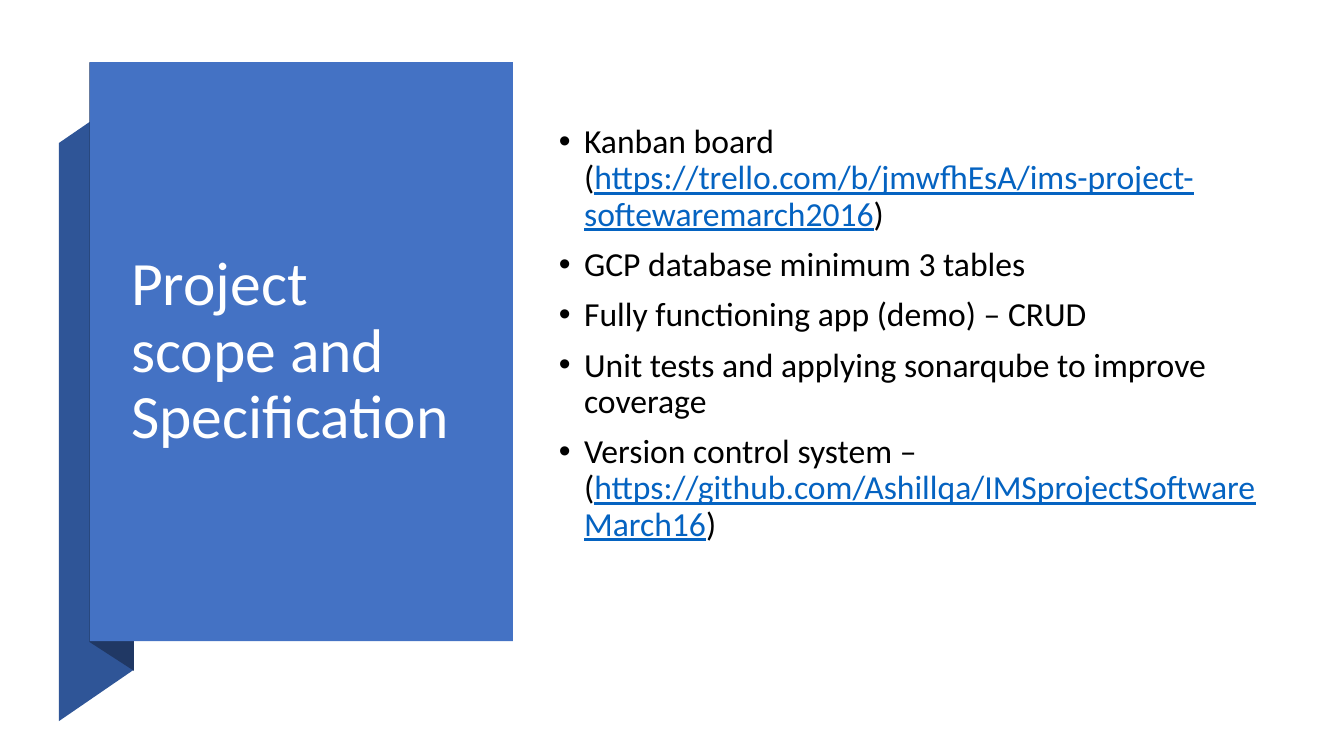
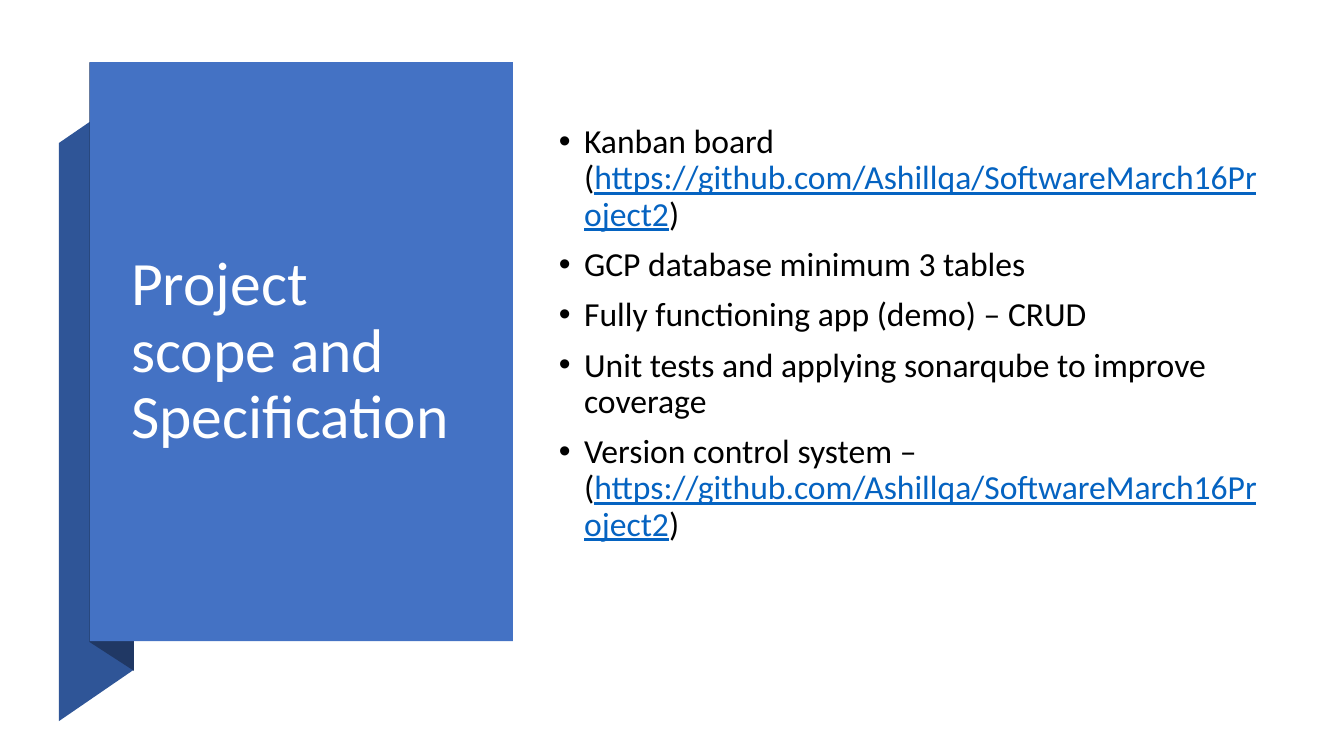
Before and after one commit to Ashillqa/MockDemo, a slide deck: slide 3 of PresentationDocs/HobbyAshillPathakSoftwareMarch16.pptx. Drawn at 1344x756 pixels with LibreOffice and Linux fonts; fonts in the diff are those of the drawing. Boxes give left, top, right and bottom in pixels: in the first picture for what was removed or moved away, otherwise in the second. Text is boxed around its words. In the diff, an @@ line names an element or a change of style, - is before the commit and + after.

Commit message:
finished

```diff
--- a/PresentationDocs/HobbyAshillPathakSoftwareMarch16.pptx
+++ b/PresentationDocs/HobbyAshillPathakSoftwareMarch16.pptx
@@ text at bbox=[584, 129, 1257, 195]: text changed @@
-• Kanban board (https://trello.com/b/jmwfhEsA/ims-project-softewaremarch2016)
+• Kanban board (https://github.com/Ashillqa/SoftwareMarch16Project2)
@@ text at bbox=[584, 439, 1257, 505]: text changed @@
-• Version control system – (https://github.com/Ashillqa/IMSprojectSoftwareMarch16)
+• Version control system – (https://github.com/Ashillqa/SoftwareMarch16Project2)
```
